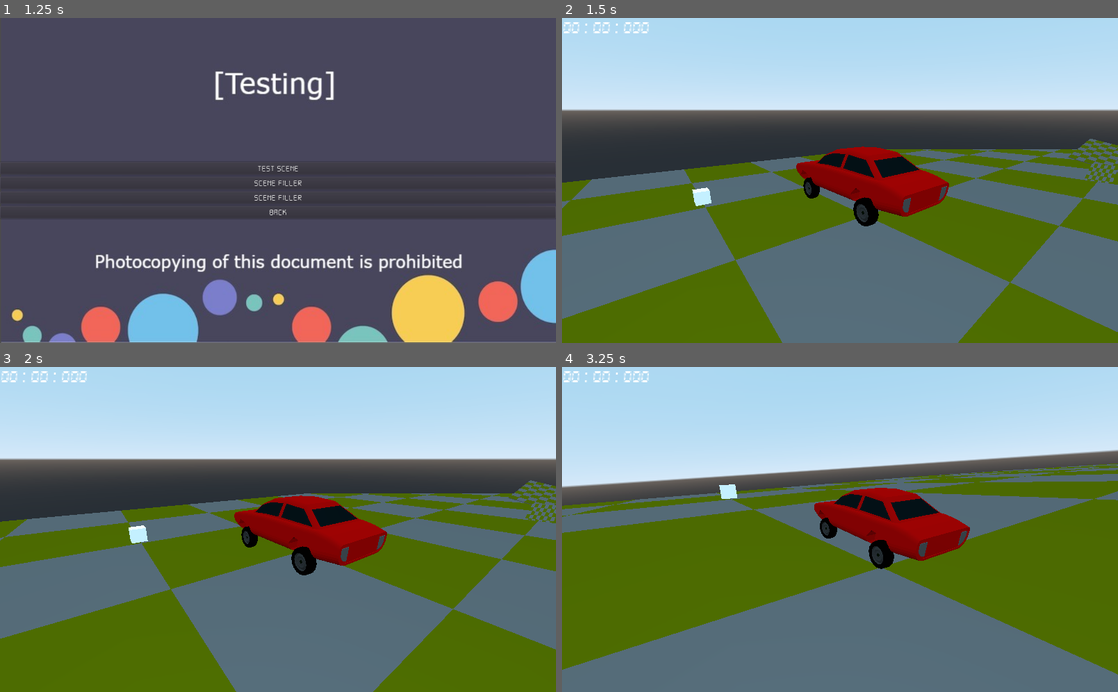
Above: before the commit, frames 1-4 (two rows, left to right).
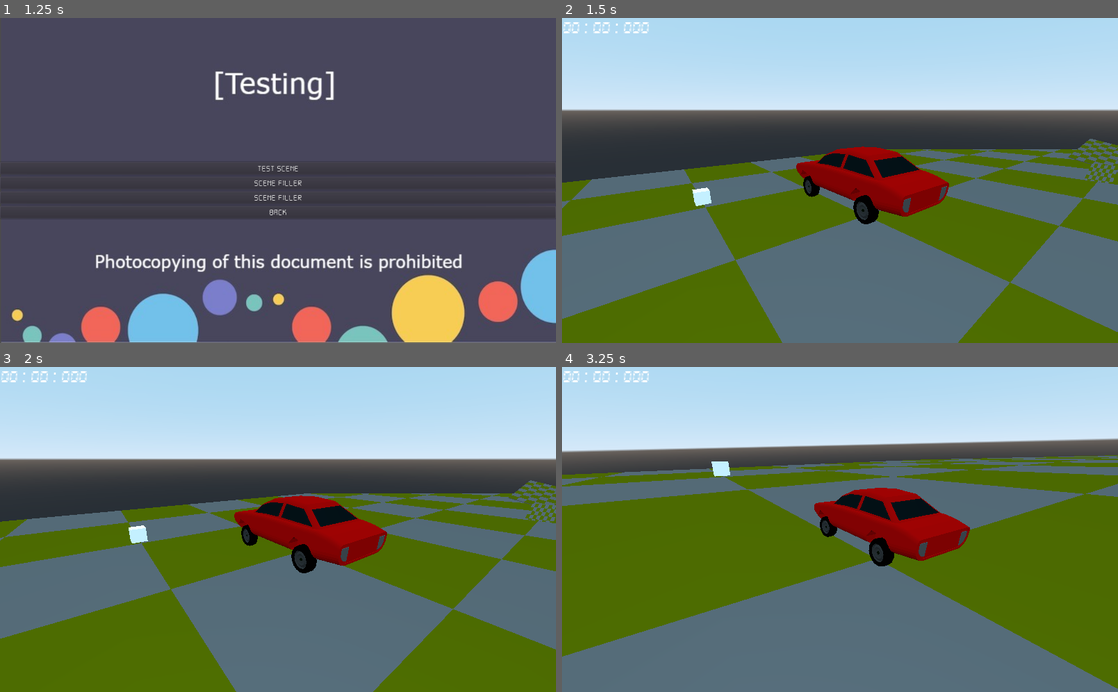
Above: after the commit, the same moments.

Repository: jilhoe63/L3DTEProject
Game: Godot game, scene res://Scenes/Menu.tscn
Same seed, same stepped clock (60 frames per second), same inputs: the game is played once before the commit and once after it.
Inputs (mouse positions are in pixels of both pictures, inside the frame that each line leads up to):
- Up to frame 1 (1.25 s): click "Start" at 0.5 s
- Up to frame 2 (1.5 s): click "Test Scene" at 1.25 s
- Up to frame 3 (2 s): no input
- Up to frame 4 (3.25 s): move the mouse to (867, 529) at 2.02 s; hold A (A) 2.03-2.78 s; move the mouse to (812, 529) at 2.77 s; tap D (D) at 2.85 s

Frame 1 is identical in both runs. In frame 2, 0.1% of the frame differs, in the area x 43-57%, y 48-65%; in frame 3, 0.1%; in frame 4, 20%, in the area x 0-100%, y 22-99%.

Commit message:
Trying to fix car

Diff:
--- a/Scenes/Test_car.tscn
+++ b/Scenes/Test_car.tscn
@@ -12,7 +12,6 @@
 [node name="VehicleBody" type="VehicleBody" parent="." groups=["Player"]]
 transform = Transform( -1, 0, -1.50996e-07, 0, 1, 0, 1.50996e-07, 0, -1, 0, 0, 0 )
 mass = 1000.0
-engine_force = 500.0
 script = ExtResource( 3 )
 
 [node name="CollisionShape" type="CollisionShape" parent="VehicleBody"]
@@ -28,9 +27,9 @@
 
 [node name="VehicleWheel" type="VehicleWheel" parent="VehicleBody"]
 transform = Transform( 1, 0, 0, 0, 1, 0, 0, 0, 1, -0.65, -0.4, 1.22 )
-engine_force = 500.0
 use_as_traction = true
 use_as_steering = true
+wheel_rest_length = 0.1
 wheel_friction_slip = 100.0
 suspension_stiffness = 25.0
 
@@ -42,9 +41,9 @@
 
 [node name="VehicleWheel2" type="VehicleWheel" parent="VehicleBody"]
 transform = Transform( 1, 0, 0, 0, 1, 0, 0, 0, 1, 0.65, -0.4, 1.22 )
-engine_force = 500.0
 use_as_traction = true
 use_as_steering = true
+wheel_rest_length = 0.1
 wheel_friction_slip = 100.0
 suspension_stiffness = 25.0
 
@@ -56,8 +55,8 @@
 
 [node name="VehicleWheel3" type="VehicleWheel" parent="VehicleBody"]
 transform = Transform( 1, 0, 0, 0, 1, 0, 0, 0, 1, 0.65, -0.4, -1 )
-engine_force = 500.0
 use_as_traction = true
+wheel_rest_length = 0.1
 wheel_friction_slip = 100.0
 suspension_stiffness = 25.0
 
@@ -69,8 +68,8 @@
 
 [node name="VehicleWheel4" type="VehicleWheel" parent="VehicleBody"]
 transform = Transform( 1, 0, 0, 0, 1, 0, 0, 0, 1, -0.65, -0.4, -1 )
-engine_force = 500.0
 use_as_traction = true
+wheel_rest_length = 0.1
 wheel_friction_slip = 100.0
 suspension_stiffness = 25.0
 
